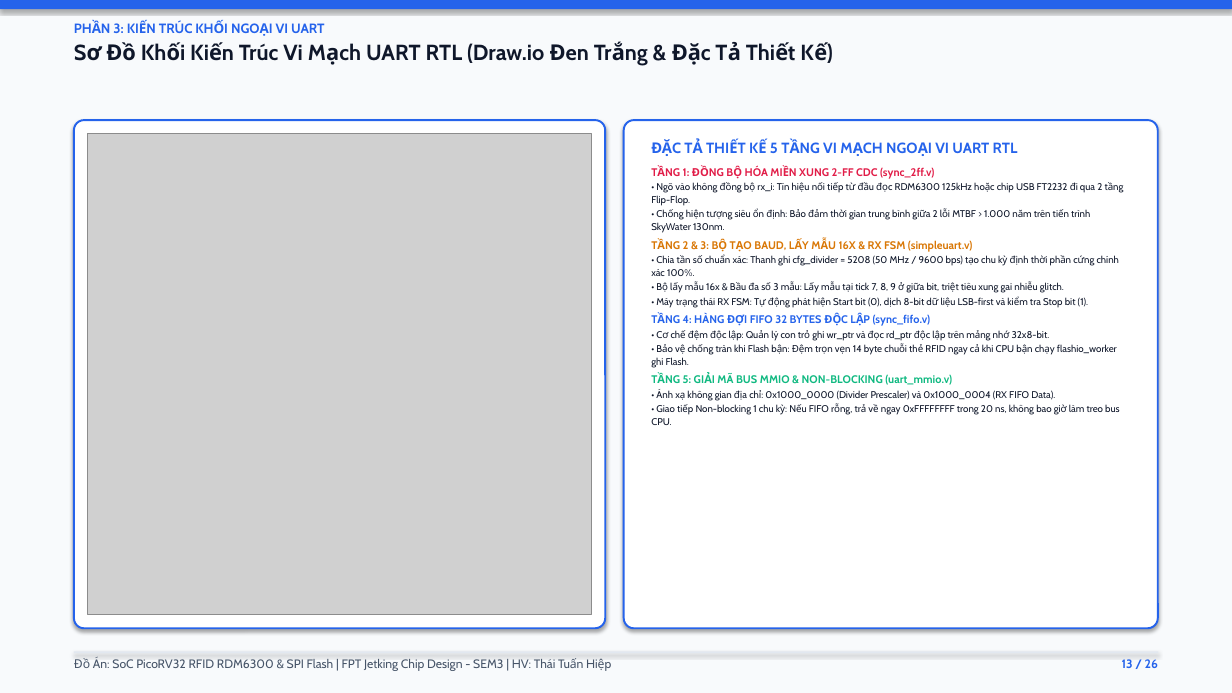
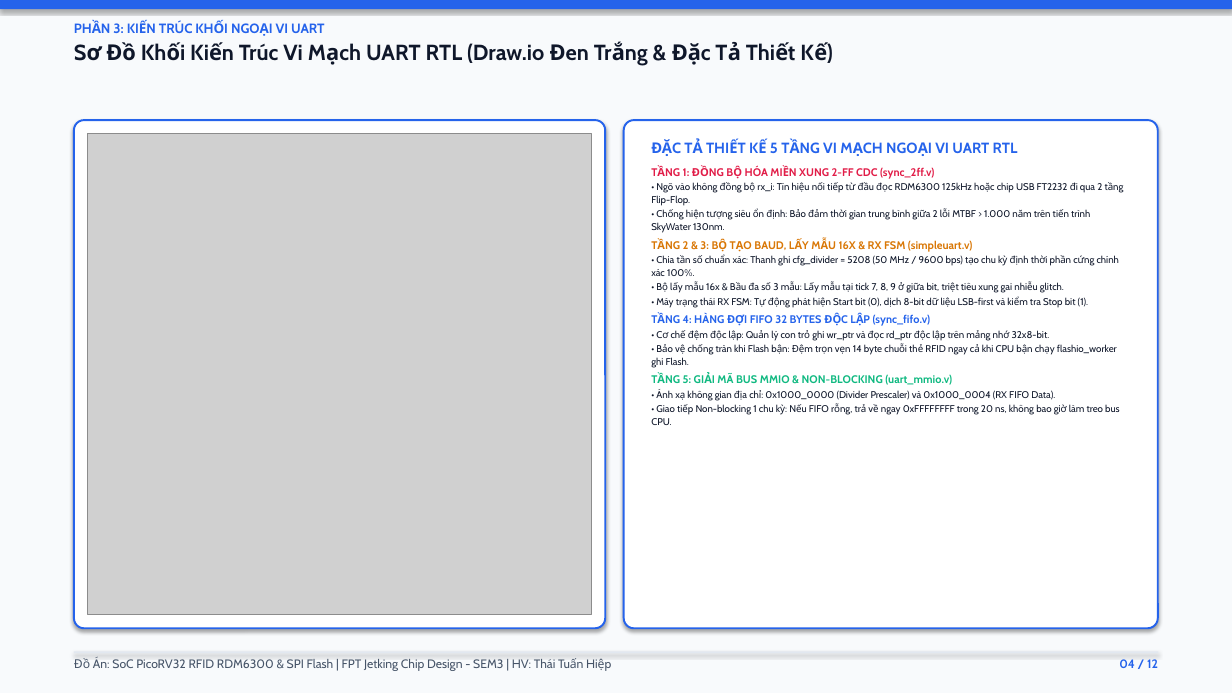
Before and after one commit to thaituanhiep/uart-fifo-rfid-asic, a slide deck: slide 4 of rdm6300-picorv32-rom-data/document/Bao_Cao_Do_An_RDM6300_PicoRV32_SoC.pptx (slide 13 before the commit). Drawn at 1232x693 pixels with LibreOffice and Linux fonts; fonts in the diff are those of the drawing; grey boxes stand for pictures. Boxes give left, top, right and bottom in pixels: in the first picture for what was removed or moved away, otherwise in the second. Text is boxed around its words. In the diff, an @@ line names an element or a change of style, - is before the commit and + after.

```diff
--- a/rdm6300-picorv32-rom-data/document/Bao_Cao_Do_An_RDM6300_PicoRV32_SoC.pptx
+++ b/rdm6300-picorv32-rom-data/document/Bao_Cao_Do_An_RDM6300_PicoRV32_SoC.pptx
@@ text at [1119,659,1158,668]: text changed @@
-13 / 26
+04 / 12
```
Also in this commit, not shown: 9 other slides changed, 1 slide added, 15 slides removed, 42 other files.
